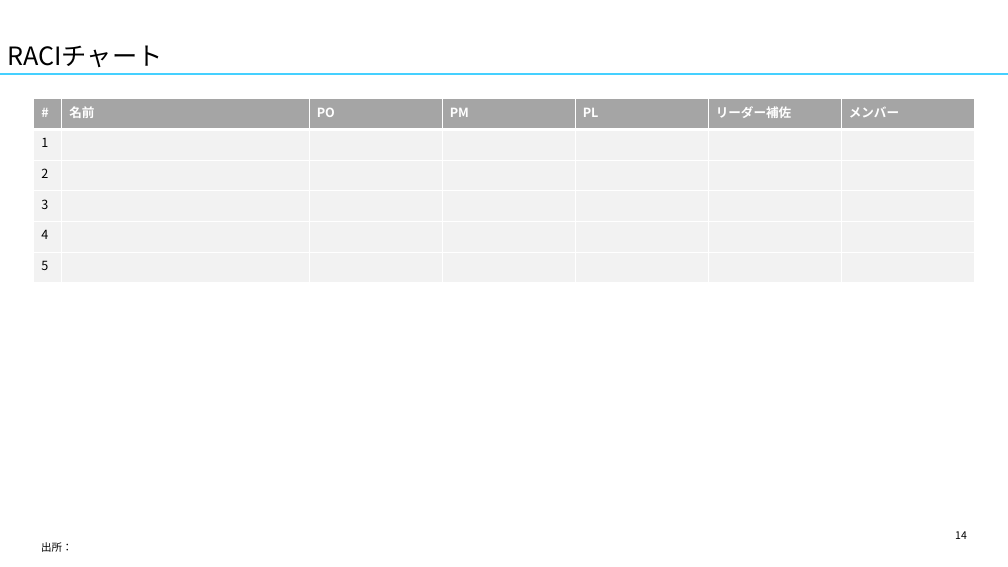
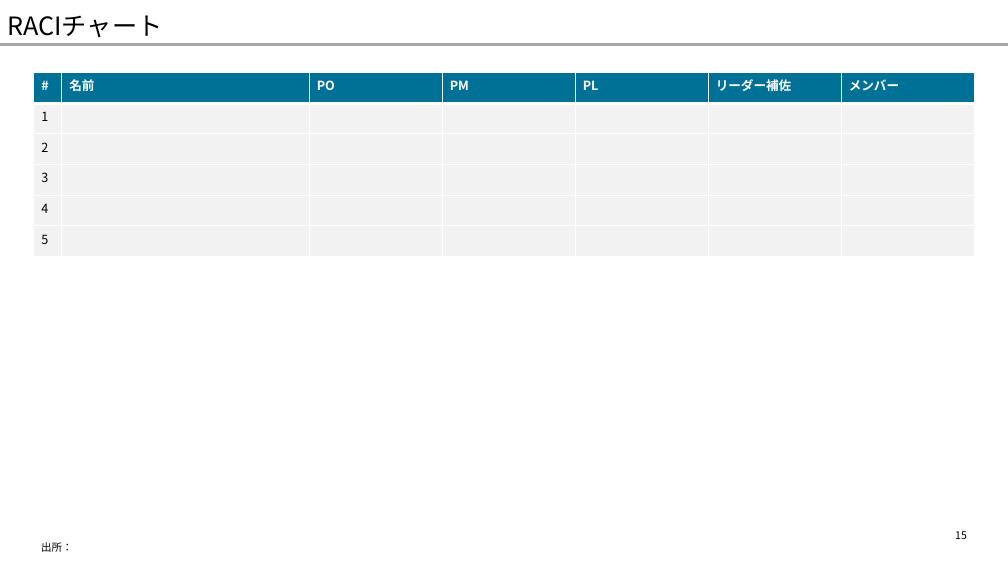
Before and after one commit to yuzucha16/dotfiles, a slide deck: slide 15 of office/Blank.potx (slide 14 before the commit). Drawn at 1008x567 pixels with LibreOffice and Linux fonts; fonts in the diff are those of the drawing. Boxes give left, top, right and bottom in pixels: in the first picture for what was removed or moved away, otherwise in the second. Text is boxed around its words. In the diff, an @@ line names an element or a change of style, - is before the commit and + after.

```diff
--- a/office/Blank.potx
+++ b/office/Blank.potx
@@ title "RACIチャート": place and size @@
-title "RACIチャート" at [8, 45, 163, 67]
+title "RACIチャート" at [8, 15, 163, 37]
@@ line moved from (0, 74) - (1008, 74) to (0, 45) - (1008, 45) @@
@@ line (0, 45) - (1008, 45): stroke #45D0FF 2.25 pt to #A6A6A6 2.25 pt @@
@@ table at [34, 73, 975, 256] @@
@@ fill #A5A5A5 to #007096 in row 1 @@
@@ table: place and size @@
-table at [34, 99, 975, 283]
+table at [34, 73, 975, 256]
@@ page number at [955, 531, 967, 539]: text changed @@
-14
+15
```
Also in this commit, not shown: 33 other slides changed, 1 slide added, 1 other file.
